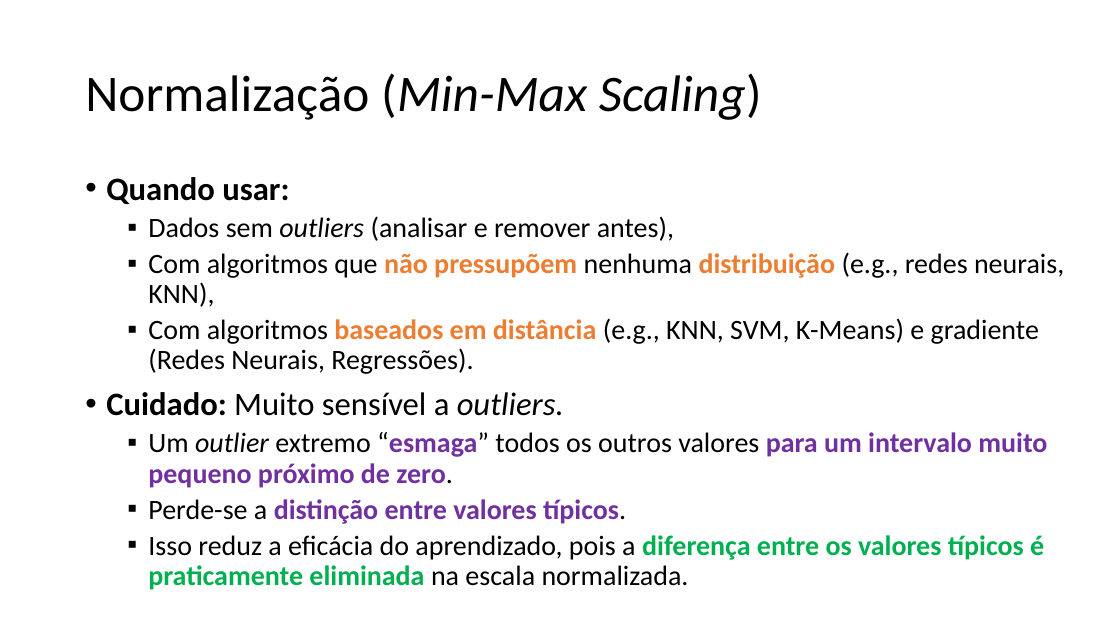
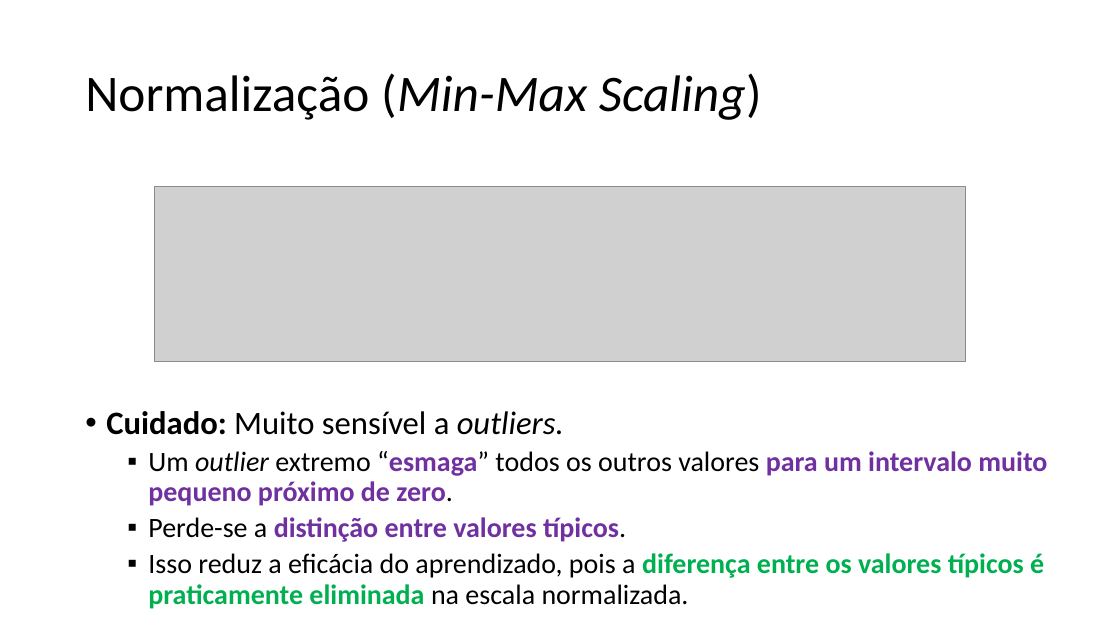
Before and after one commit to zz4fap/c24_inteligencia_artificial, a slide deck: slide 15 of slides/C24_Transformações.pptx. Drawn at 1120x630 pixels with LibreOffice and Linux fonts; fonts in the diff are those of the drawing; grey boxes stand for pictures. Boxes give left, top, right and bottom in pixels: in the first picture for what was removed or moved away, otherwise in the second. Text is boxed around its words. In the diff, an @@ line names an element or a change of style, - is before the commit and + after.

```diff
--- a/slides/C24_Transformações.pptx
+++ b/slides/C24_Transformações.pptx
@@ text at <box>106,177,1064,374</box>: paragraphs removed @@
-• Quando usar:
-  ▪ Dados sem outliers (analisar e remover antes),
-  ▪ Com algoritmos que não pressupõem nenhuma distribuição (e.g., redes neurais, KNN),
-  ▪ Com algoritmos baseados em distância (e.g., KNN, SVM, K-Means) e gradiente (Redes Neurais, Regressões).
@@ picture added at <box>155,187,966,361</box> @@
@@ text "Cuidado: Muito sensível a outliers.": place and size @@
-text "Cuidado: Muito sensível a outliers." at <box>106,177,1064,590</box>
+text "Cuidado: Muito sensível a outliers." at <box>106,411,1047,609</box>
```
Also in this commit, not shown: 6 other slides changed, 1 slide added, 2 other files.
